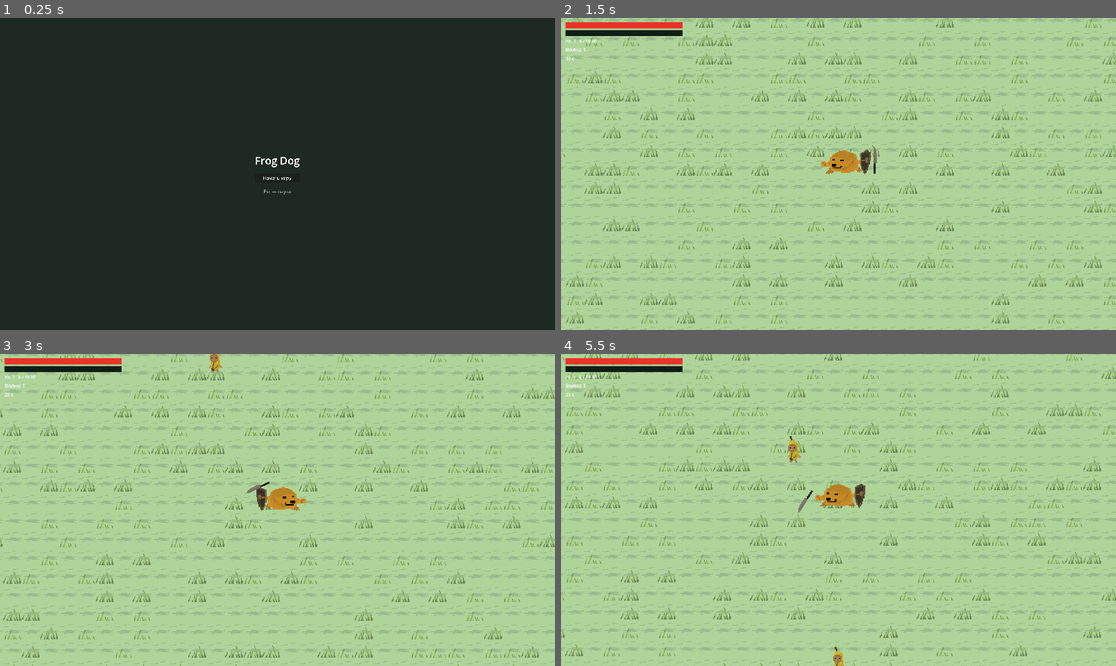
Above: before the commit, frames 1-4 (two rows, left to right).
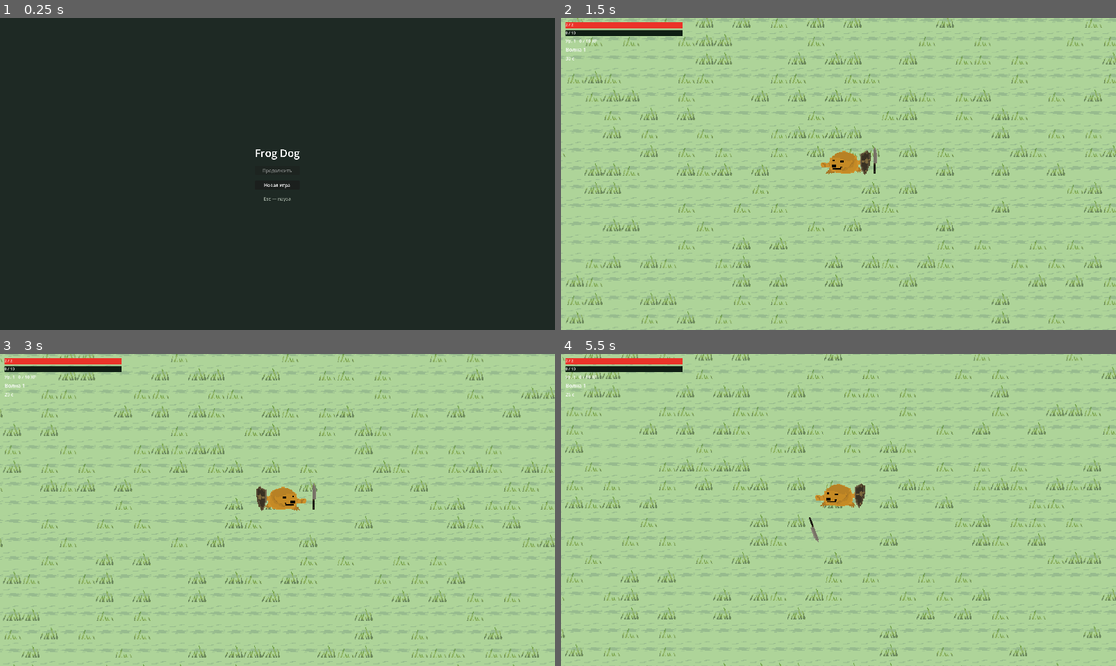
Above: after the commit, the same moments.

Repository: abobavchanel-droid/froge-doge
Game: Godot game, scene res://tscn/main.tscn
The game is run twice, just before and just after one commit, with the same random seed, the same clock (stepped at 60 frames per second) and the same inputs.
Inputs (mouse positions are in pixels of both pictures, inside the frame that each line leads up to):
- Up to frame 1 (0.25 s): no input
- Up to frame 2 (1.5 s): click (838, 177) at 0.5 s, where only the run before the commit has a clickable "Начать игру"; click (838, 186) at 1.25 s, where only the run after the commit has a clickable "Новая игра"
- Up to frame 3 (3 s): hold D (move_right) 2.03-2.78 s; hold S (move_down) from 2.78 s (still down)
- Up to frame 4 (5.5 s): release S (move_down) at 3.53 s; hold D (move_right) 3.53-4.28 s; hold W (move_up) 4.28-5.03 s; hold A (move_left) from 5.03 s (still down)

The runs differ from the first frame. In frame 1, 0.3% of the frame differs, in the area x 46-55%, y 42-59%; in frame 2, 0.1%; in frame 3, 0.2%; in frame 4, 0.3%.

Commit message:
fix: исправил механники улучшений, оптимизировал спавн enemy, кол-во слотов улучшений, feat: добавил механнику сохранений, добавил отдачу при ударе по enemy

Diff:
--- a/tscn/enemy.gd
+++ b/tscn/enemy.gd
@@ -6,8 +6,10 @@
 @export var move_speed := 30
 @export var max_hp := 4
 @export var xp_reward := 4
+@export var knockback_decay := 900.0
 
 var _hp: int
+var _knockback_velocity := Vector2.ZERO
 
 @onready var _visual_root: Node2D = $Visual
 
@@ -17,18 +19,21 @@
 	_hp = max_hp
 
 
-func _physics_process(_delta: float) -> void:
+func _physics_process(delta: float) -> void:
 	var p: Node2D = get_tree().get_first_node_in_group("player") as Node2D
+	var chase_velocity := Vector2.ZERO
 	if p:
-		velocity = global_position.direction_to(p.global_position) * move_speed
-	else:
-		velocity = Vector2.ZERO
+		chase_velocity = global_position.direction_to(p.global_position) * move_speed
+	_knockback_velocity = _knockback_velocity.move_toward(Vector2.ZERO, knockback_decay * delta)
+	velocity = chase_velocity + _knockback_velocity
 	move_and_slide()
 
 
-func take_damage(amount: int) -> void:
+func take_damage(amount: int, hit_dir: Vector2 = Vector2.ZERO, knockback_force: float = 0.0) -> void:
 	if amount <= 0:
 		return
+	if hit_dir.length_squared() > 0.00001 and knockback_force > 0.0:
+		_knockback_velocity += hit_dir.normalized() * knockback_force
 	_hp -= amount
 	_hit_feedback()
 	if _hp <= 0:
--- a/tscn/game.tscn
+++ b/tscn/game.tscn
@@ -178,6 +178,11 @@
 layout_mode = 2
 text = "…"
 
+[node name="UpgradeButton4" type="Button" parent="UpgradeUI/UpCenter/UpPanel/UpVBox" unique_id=117471029]
+unique_name_in_owner = true
+layout_mode = 2
+text = "…"
+
 [node name="GameOverLayer" type="CanvasLayer" parent="." unique_id=524006752]
 layer = 150
 visible = false
--- a/tscn/game_flow.gd
+++ b/tscn/game_flow.gd
@@ -2,10 +2,12 @@
 
 const ENEMY_SCENE := preload("res://tscn/enemy.tscn")
 const XP_PICKUP_SCENE := preload("res://tscn/xp_pickup.tscn")
+const SAVE_PATH := "user://save_game.json"
 
 @onready var player: CharacterBody2D = $back/player
 @onready var enemies_cont: Node2D = $back/EnemiesWorld
 @onready var pickups_cont: Node2D = $back/Pickups
+@onready var wall_layer: TileMapLayer = $"background-wall"
 @onready var hud: CanvasLayer = $HUD
 @onready var upgrade_ui: CanvasLayer = $UpgradeUI
 @onready var game_over_layer: CanvasLayer = $GameOverLayer
@@ -29,18 +31,27 @@
 var _upgrade_picks_left := 0
 var _pick_round_total := 0
 var _current_pick_index := 1
+var _spawn_rect := Rect2(120.0, 120.0, 4560.0, 2460.0)
+var _min_spawn_distance := 280.0
+var _autosave_accum := 0.0
 
 
 func _ready() -> void:
 	add_to_group("game_flow")
 	randomize()
+	_rebuild_spawn_rect()
 	player.lives_changed.connect(hud.set_lives)
 	player.died.connect(_on_player_died)
 	upgrade_ui.upgrade_chosen.connect(_on_upgrade_chosen)
 	hud.set_lives(player.lives, player.max_lives)
 	hud.set_xp(xp, xp_needed, xp_level)
 	hud.set_wave_info(wave, wave_seconds_left)
-	_start_wave()
+	var loaded: bool = _load_progress()
+	if loaded:
+		phase = "wave"
+		wave_seconds_left = maxf(1.0, wave_seconds_left)
+	else:
+		_start_wave()
 
 
 func add_xp(amount: int) -> void:
@@ -63,6 +74,11 @@
 
 
 func _process(delta: float) -> void:
+	_autosave_accum += delta
+	if _autosave_accum >= 2.0:
+		_autosave_accum = 0.0
+		_save_progress()
+
 	if phase != "wave" or get_tree().paused:
 		return
 	wave_seconds_left -= delta
@@ -88,6 +104,7 @@
 
 func _finish_wave() -> void:
 	phase = "shop"
+	_save_progress()
 	get_tree().paused = true
 	for c in enemies_cont.get_children():
 		c.queue_free()
@@ -126,16 +143,13 @@
 func _end_shop_phase() -> void:
 	get_tree().paused = false
 	wave += 1
+	_save_progress()
 	_start_wave()
 
 
 func _spawn_enemy() -> void:
 	var e: CharacterBody2D = ENEMY_SCENE.instantiate() as CharacterBody2D
-	var ang := randf() * TAU
-	var dist := randf_range(420.0, 800.0)
-	var pos: Vector2 = player.global_position + Vector2.from_angle(ang) * dist
-	pos.x = clampf(pos.x, 120.0, 4680.0)
-	pos.y = clampf(pos.y, 120.0, 2580.0)
+	var pos := _find_enemy_spawn_position()
 	e.global_position = pos
 	e.move_speed = 128.0 * (1.0 + (wave - 1) * 0.065) * enemy_slow_mult
 	e.max_hp = 3 + wave * 2
@@ -144,5 +158,143 @@
 
 
 func _on_player_died() -> void:
+	_clear_progress()
 	get_tree().paused = true
 	game_over_layer.visible = true
+
+
+func _rebuild_spawn_rect() -> void:
+	if wall_layer == null or wall_layer.tile_set == null:
+		return
+	var used: Rect2i = wall_layer.get_used_rect()
+	if used.size.x <= 2 or used.size.y <= 2:
+		return
+	var tile_size: Vector2i = wall_layer.tile_set.tile_size
+	var inner_origin := wall_layer.to_global(Vector2((used.position.x + 1) * tile_size.x, (used.position.y + 1) * tile_size.y))
+	var inner_size := Vector2((used.size.x - 2) * tile_size.x, (used.size.y - 2) * tile_size.y)
+	_spawn_rect = Rect2(inner_origin, inner_size)
+
+
+func _is_wall_at_world(pos: Vector2) -> bool:
+	var space_state: PhysicsDirectSpaceState2D = get_world_2d().direct_space_state
+	var q := PhysicsPointQueryParameters2D.new()
+	q.position = pos
+	q.collision_mask = 4
+	q.collide_with_areas = false
+	q.collide_with_bodies = true
+	var hits: Array = space_state.intersect_point(q, 8)
+	return hits.size() > 0
+
+
+func _is_valid_enemy_spawn(pos: Vector2, check_player_distance: bool = true) -> bool:
+	if not _spawn_rect.has_point(pos):
+		return false
+	if _is_wall_at_world(pos):
+		return false
+	if check_player_distance and player and pos.distance_to(player.global_position) < _min_spawn_distance:
+		return false
+	return true
+
+
+func _find_enemy_spawn_position() -> Vector2:
+	# Равномерный случайный спавн по всему полю внутри стен.
+	for _i in range(120):
+		var rnd := Vector2(
+			randf_range(_spawn_rect.position.x, _spawn_rect.end.x),
+			randf_range(_spawn_rect.position.y, _spawn_rect.end.y)
+		)
+		if _is_valid_enemy_spawn(rnd):
+			return rnd
+	# Экстренный вариант: если не нашли с дистанцией до игрока, спавним в любом валидном месте поля.
+	for _k in range(72):
+		var safe_rnd := Vector2(
+			randf_range(_spawn_rect.position.x, _spawn_rect.end.x),
+			randf_range(_spawn_rect.position.y, _spawn_rect.end.y)
+		)
+		if _is_valid_enemy_spawn(safe_rnd, false):
+			return safe_rnd
+	return Vector2(
+		randf_range(_spawn_rect.position.x, _spawn_rect.end.x),
+		randf_range(_spawn_rect.position.y, _spawn_rect.end.y)
+	)
+
+
+func _save_progress() -> void:
+	if player == null:
+		return
+	var data: Dictionary = {
+		"wave": wave,
+		"xp": xp,
+		"xp_needed": xp_needed,
+		"xp_level": xp_level,
+		"level_ups_this_wave": level_ups_this_wave,
+		"spawn_interval_mult": spawn_interval_mult,
+		"enemy_slow_mult": enemy_slow_mult,
+		"phase": phase,
+		"wave_seconds_left": wave_seconds_left,
+		"player_position": [player.global_position.x, player.global_position.y],
+		"player_lives": player.lives,
+		"player_max_lives": player.max_lives,
+		"player_speed_mult": player.speed_mult,
+		"player_invuln_after_hit": player.invuln_after_hit,
+		"player_attack_damage_mult": player.attack_damage_mult,
+		"player_attack_speed_mult": player.attack_speed_mult,
+		"player_attack_knockback_mult": player.attack_knockback_mult
+	}
+	var file: FileAccess = FileAccess.open(SAVE_PATH, FileAccess.WRITE)
+	if file:
+		file.store_string(JSON.stringify(data))
+
+
+func _load_progress() -> bool:
+	if not FileAccess.file_exists(SAVE_PATH):
+		return false
+	var file: FileAccess = FileAccess.open(SAVE_PATH, FileAccess.READ)
+	if file == null:
+		return false
+	var raw: String = file.get_as_text()
+	var parsed: Variant = JSON.parse_string(raw)
+	if typeof(parsed) != TYPE_DICTIONARY:
+		return false
+	var data: Dictionary = parsed
+
+	wave = int(data.get("wave", wave))
+	xp = int(data.get("xp", xp))
+	xp_needed = int(data.get("xp_needed", xp_needed))
+	xp_level = int(data.get("xp_level", xp_level))
+	level_ups_this_wave = int(data.get("level_ups_this_wave", 0))
+	spawn_interval_mult = float(data.get("spawn_interval_mult", spawn_interval_mult))
+	enemy_slow_mult = float(data.get("enemy_slow_mult", enemy_slow_mult))
+	phase = String(data.get("phase", phase))
+	wave_seconds_left = float(data.get("wave_seconds_left", 0.0))
+
+	var arr: Variant = data.get("player_position", [player.global_position.x, player.global_position.y])
+	if arr is Array and arr.size() >= 2:
+		var p := Vector2(float(arr[0]), float(arr[1]))
+		if _spawn_rect.has_point(p) and not _is_wall_at_world(p):
+			player.global_position = p
+
+	player.max_lives = int(data.get("player_max_lives", player.max_lives))
+	player.lives = clampi(int(data.get("player_lives", player.lives)), 1, player.max_lives)
+	player.speed_mult = float(data.get("player_speed_mult", player.speed_mult))
+	player.invuln_after_hit = float(data.get("player_invuln_after_hit", player.invuln_after_hit))
+	player.attack_damage_mult = float(data.get("player_attack_damage_mult", player.attack_damage_mult))
+	player.attack_speed_mult = float(data.get("player_attack_speed_mult", player.attack_speed_mult))
+	player.attack_knockback_mult = float(data.get("player_attack_knockback_mult", player.attack_knockback_mult))
+	hud.set_lives(player.lives, player.max_lives)
+	hud.set_xp(xp, xp_needed, xp_level)
+	hud.set_wave_info(wave, wave_seconds_left)
+	return true
+
+
+func _clear_progress() -> void:
+	if not FileAccess.file_exists(SAVE_PATH):
+		return
+	var dir: DirAccess = DirAccess.open("user://")
+	if dir:
+		dir.remove("save_game.json")
+
+
+func _notification(what: int) -> void:
+	if what == NOTIFICATION_WM_CLOSE_REQUEST:
+		_save_progress()
--- a/tscn/hud.gd
+++ b/tscn/hud.gd
@@ -5,6 +5,9 @@
 @onready var _xp_label: Label = %XPLabel
 @onready var _wave_label: Label = %WaveLabel
 @onready var _timer_label: Label = %TimerLabel
+
+var _lives_value_label: Label
+var _xp_value_label: Label
 
 
 func _ready() -> void:
@@ -22,18 +25,38 @@
 	_xp_bar.add_theme_stylebox_override("background", xp_bg)
 	_xp_bar.add_theme_stylebox_override("fill", xp_fill)
 
+	_lives_bar.show_percentage = false
+	_xp_bar.show_percentage = false
+	_lives_value_label = _make_bar_value_label(_lives_bar)
+	_xp_value_label = _make_bar_value_label(_xp_bar)
+
 
 func set_lives(current: int, maximum: int) -> void:
 	_lives_bar.max_value = maximum
 	_lives_bar.value = current
+	if _lives_value_label:
+		_lives_value_label.text = "%d / %d" % [current, maximum]
 
 
 func set_xp(current: int, need: int, level: int) -> void:
 	_xp_bar.max_value = maxi(1, need)
 	_xp_bar.value = clampi(current, 0, need)
+	if _xp_value_label:
+		_xp_value_label.text = "%d / %d" % [current, need]
 	_xp_label.text = "Ур. %d   %d / %d XP" % [level, current, need]
 
 
 func set_wave_info(wave_num: int, seconds_left: float) -> void:
 	_wave_label.text = "Волна %d" % wave_num
 	_timer_label.text = "%d с" % maxi(0, int(ceil(seconds_left)))
+
+
+func _make_bar_value_label(bar: ProgressBar) -> Label:
+	var lbl := Label.new()
+	lbl.anchors_preset = Control.PRESET_FULL_RECT
+	lbl.mouse_filter = Control.MOUSE_FILTER_IGNORE
+	lbl.horizontal_alignment = HORIZONTAL_ALIGNMENT_CENTER
+	lbl.vertical_alignment = VERTICAL_ALIGNMENT_CENTER
+	lbl.add_theme_font_size_override("font_size", 13)
+	bar.add_child(lbl)
+	return lbl
--- a/tscn/main.tscn
+++ b/tscn/main.tscn
@@ -38,9 +38,13 @@
 text = "Frog Dog"
 horizontal_alignment = 1
 
-[node name="Play" type="Button" parent="CenterContainer/VBox"]
+[node name="Continue" type="Button" parent="CenterContainer/VBox"]
 layout_mode = 2
-text = "Начать игру"
+text = "Продолжить"
+
+[node name="NewGame" type="Button" parent="CenterContainer/VBox"]
+layout_mode = 2
+text = "Новая игра"
 
 [node name="Hint" type="Label" parent="CenterContainer/VBox"]
 layout_mode = 2
@@ -48,4 +52,5 @@
 text = "Esc — пауза"
 horizontal_alignment = 1
 
-[connection signal="pressed" from="CenterContainer/VBox/Play" to="." method="_on_play_pressed"]
+[connection signal="pressed" from="CenterContainer/VBox/Continue" to="." method="_on_continue_pressed"]
+[connection signal="pressed" from="CenterContainer/VBox/NewGame" to="." method="_on_new_game_pressed"]
--- a/tscn/main_menu.gd
+++ b/tscn/main_menu.gd
@@ -1,7 +1,22 @@
 extends Control
 
 const GAME_SCENE := "res://tscn/game.tscn"
+const SAVE_PATH := "user://save_game.json"
+
+@onready var _continue_btn: Button = $CenterContainer/VBox/Continue
+@onready var _new_btn: Button = $CenterContainer/VBox/NewGame
 
 
-func _on_play_pressed() -> void:
+func _ready() -> void:
+	_continue_btn.disabled = not FileAccess.file_exists(SAVE_PATH)
+
+
+func _on_continue_pressed() -> void:
 	get_tree().change_scene_to_file(GAME_SCENE)
+
+
+func _on_new_game_pressed() -> void:
+	var dir := DirAccess.open("user://")
+	if dir and FileAccess.file_exists(SAVE_PATH):
+		dir.remove("save_game.json")
+	get_tree().change_scene_to_file(GAME_SCENE)
--- a/tscn/player.gd
+++ b/tscn/player.gd
@@ -14,6 +14,8 @@
 var attack_damage_mult := 1.0
 var attack_cooldown_base := 0.5
 var attack_speed_mult := 1.0
+var attack_knockback_force := 210.0
+var attack_knockback_mult := 1.0
 
 signal lives_changed(current: int, maximum: int)
 signal died
@@ -34,7 +36,8 @@
 	$Hurtbox.body_entered.connect(_on_hurtbox_body_entered)
 
 	collision_layer = 1
-	collision_mask = 0
+	# Стены лежат в physics layer 4 (бит 3), чтобы игрок не проходил сквозь TileMapLayer стен.
+	collision_mask = 4
 
 
 func _physics_process(delta: float) -> void:
@@ -101,6 +104,10 @@
 	return maxi(1, int(round(attack_damage * attack_damage_mult)))
 
 
+func get_attack_knockback_force() -> float:
+	return attack_knockback_force * attack_knockback_mult
+
+
 func apply_upgrade(id: String) -> void:
 	match id:
 		"speed":
@@ -119,5 +126,7 @@
 			attack_damage_mult *= 1.14
 		"firerate":
 			attack_speed_mult *= 1.12
+		"knockback":
+			attack_knockback_mult *= 1.22
 		_:
 			pass
--- a/tscn/player_melee.gd
+++ b/tscn/player_melee.gd
@@ -72,7 +72,10 @@
 		return
 	_hits_this_swing[body] = true
 	if body.has_method(&"take_damage"):
-		body.take_damage(_player.get_attack_damage())
+		var hit_dir := _player.global_position.direction_to(body.global_position)
+		if hit_dir.length_squared() < 0.00001:
+			hit_dir = Vector2.RIGHT
+		body.take_damage(_player.get_attack_damage(), hit_dir, _player.get_attack_knockback_force())
 
 
 func _play_attack_vfx() -> void:
--- a/tscn/upgrade_ui.gd
+++ b/tscn/upgrade_ui.gd
@@ -6,12 +6,16 @@
 @onready var _b1: Button = %UpgradeButton1
 @onready var _b2: Button = %UpgradeButton2
 @onready var _b3: Button = %UpgradeButton3
+@onready var _b4: Button = %UpgradeButton4
+
+var _pick_locked := false
 
 
 const POOL := [
 	{"id": "speed", "title": "Скорость +12%"},
 	{"id": "damage", "title": "Урон +14%"},
 	{"id": "firerate", "title": "Скорость атаки +12%"},
+	{"id": "knockback", "title": "Отталкивание ударом +22%"},
 	{"id": "invuln", "title": "Неуязвимость после удара +0.4 с"},
 	{"id": "max_hp", "title": "Максимум жизней +1 (и +1 сейчас)"},
 	{"id": "heal", "title": "Восстановить 1 жизнь"},
@@ -26,9 +30,16 @@
 	_b1.pressed.connect(_pick.bind(_b1))
 	_b2.pressed.connect(_pick.bind(_b2))
 	_b3.pressed.connect(_pick.bind(_b3))
+	_b4.pressed.connect(_pick.bind(_b4))
 
 
 func show_random_choices(pick_index: int = 1, pick_total: int = 1) -> void:
+	_pick_locked = false
+	_b1.disabled = false
+	_b2.disabled = false
+	_b3.disabled = false
+	_b4.disabled = false
+
 	var pi := maxi(1, pick_index)
 	var pt := maxi(1, pick_total)
 	_title.text = "Усиление (%d из %d)" % [pi, pt]
@@ -36,9 +47,9 @@
 	var opts: Array = []
 	var pool_copy: Array = POOL.duplicate()
 	pool_copy.shuffle()
-	for i in mini(3, pool_copy.size()):
+	for i in mini(4, pool_copy.size()):
 		opts.append(pool_copy[i])
-	while opts.size() < 3:
+	while opts.size() < 4:
 		opts.append(POOL[0])
 	_b1.text = opts[0]["title"]
 	_b1.set_meta("upgrade_id", opts[0]["id"])
@@ -46,6 +57,8 @@
 	_b2.set_meta("upgrade_id", opts[1]["id"])
 	_b3.text = opts[2]["title"]
 	_b3.set_meta("upgrade_id", opts[2]["id"])
+	_b4.text = opts[3]["title"]
+	_b4.set_meta("upgrade_id", opts[3]["id"])
 	visible = true
 
 
@@ -54,6 +67,14 @@
 
 
 func _pick(which: Button) -> void:
+	if _pick_locked:
+		return
+	_pick_locked = true
+	_b1.disabled = true
+	_b2.disabled = true
+	_b3.disabled = true
+	_b4.disabled = true
+
 	var id: String = which.get_meta("upgrade_id", "")
+	hide_ui()
 	upgrade_chosen.emit(id)
-	hide_ui()
